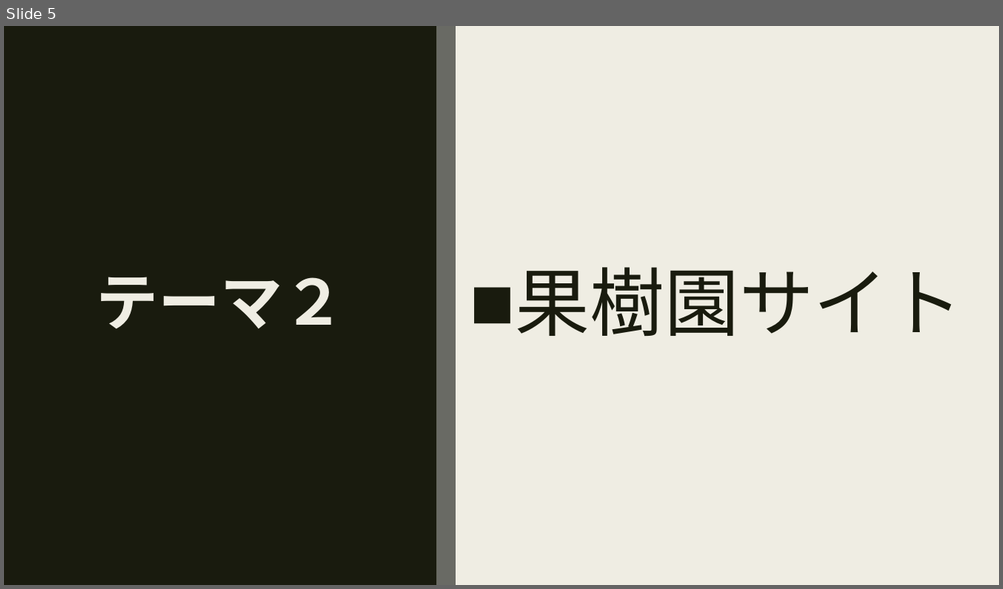
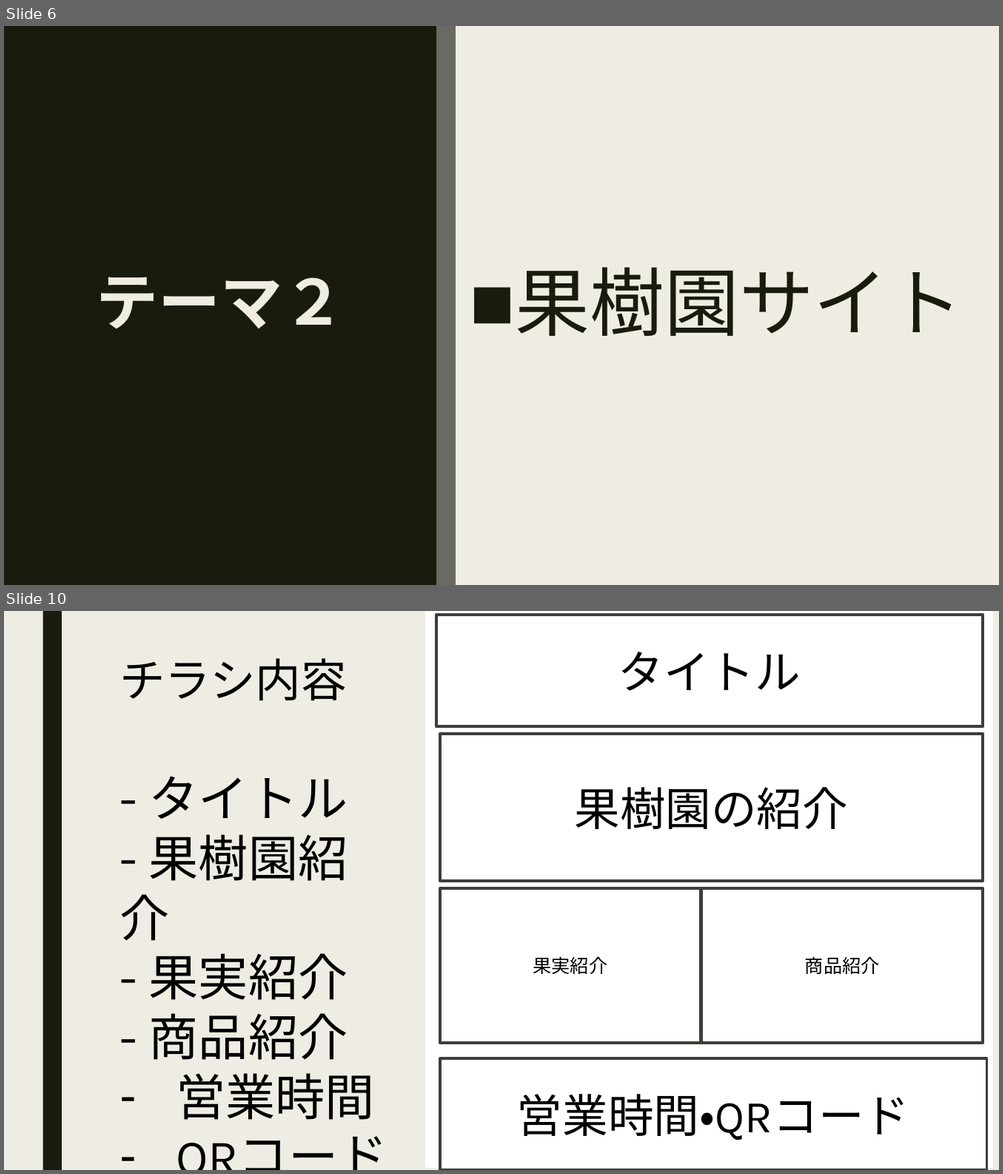
Before and after one commit to kyarame0711/Web, a slide deck: 中間発表.pptx. Shown one above the other, each under a label of ours: slide 5 before the commit, slides 6 and 10 after it; the slides between them are not shown. The pictures are 1003x589 and 1003x1174 pixels, drawn with LibreOffice and Linux fonts; fonts in the diff are those of the drawing. Boxes give left, top, right and bottom in pixels: in the first picture for what was removed or moved away, otherwise in the second. Text is boxed around its words. In the diff, an @@ line names an element or a change of style, - is before the commit and + after.

```diff
--- a/中間発表.pptx
+++ b/中間発表.pptx
@@ slide 10 added at [4, 611, 999, 1170], background #EFEDE3; not listed: 1 template element that a slide beside it also shows @@
@@ rectangle added at [427, 611, 992, 1167], fill #FFFFFF, outline #FFFFFF 2.75 pt @@
@@ rectangle added at [436, 615, 983, 726], fill #FFFFFF, outline #3D3E3B 2.75 pt, 44 pt, text #000000 @@
+タイトル
@@ text added at [119, 658, 347, 701], 44 pt, text #000000 @@
+チラシ内容
@@ rectangle added at [440, 734, 983, 881], fill #FFFFFF, outline #3D3E3B 2.75 pt, 44 pt, text #000000 @@
+果樹園の紹介
@@ text added at [119, 776, 375, 1120], 48 pt, text #000000 @@
+- タイトル
+- 果樹園紹介
+- 果実紹介
+- 商品紹介
+– 営業時間
+– QRコード
@@ rectangle added at [440, 889, 700, 1043], fill #FFFFFF, outline #3D3E3B 2.75 pt, 18 pt, text #000000 @@
+果実紹介
@@ rectangle added at [702, 889, 983, 1043], fill #FFFFFF, outline #3D3E3B 2.75 pt, 18 pt, text #000000 @@
+商品紹介
@@ rectangle added at [440, 1059, 987, 1170], fill #FFFFFF, outline #3D3E3B 2.75 pt, 44 pt, text #000000 @@
+営業時間・QRコード
@@ what was slide 5 is now slide 6 @@
```
Also in this commit, not shown: 7 slides changed, 2 other slides added, 1 slide removed, 1 other file.
